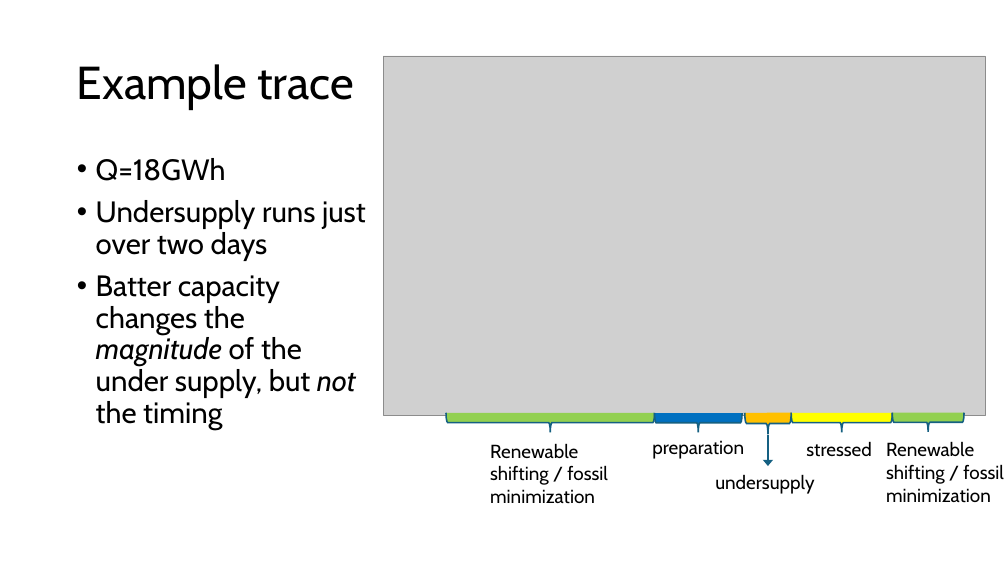
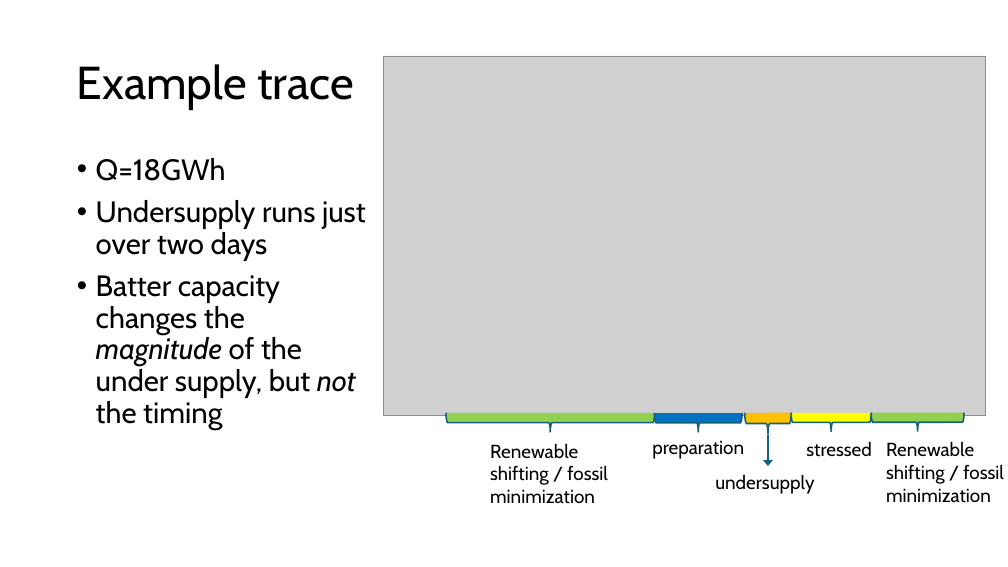
Before and after one commit to slacgismo/regrow, a slide deck: slide 3 of battery_control/abnormal_heatwave_smoke_test.pptx. Drawn at 1008x567 pixels with LibreOffice and Linux fonts; fonts in the diff are those of the drawing; grey boxes stand for pictures. Boxes give left, top, right and bottom in pixels: in the first picture for what was removed or moved away, otherwise in the second. Text is boxed around its words. In the diff, an @@ line names an element or a change of style, - is before the commit and + after.

```diff
--- a/battery_control/abnormal_heatwave_smoke_test.pptx
+++ b/battery_control/abnormal_heatwave_smoke_test.pptx
@@ left brace: place and size @@
-left brace at <box>791,413,892,433</box>
+left brace at <box>791,413,872,432</box>
@@ left brace: place and size @@
-left brace at <box>892,413,964,432</box>
+left brace at <box>871,413,964,432</box>
```
Also in this commit, not shown: 2 other slides changed.
